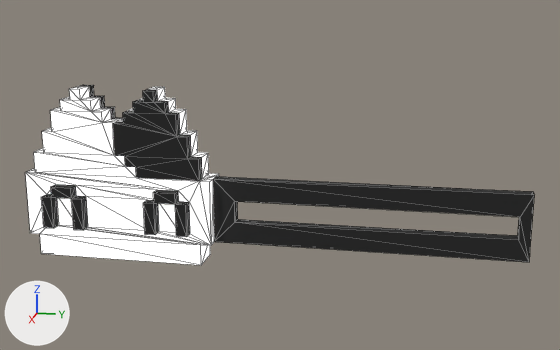
The glTF model public/buildings/smallSign/catCafeSign.glb, before and after one commit.
Before and after are seen from a 50 mm lens placed at (9.4, -0.86, 12.12), pointed at (2.72, -2.2, 10.45). The axes (+X, +Y, +Z) are drawn at lower left. The lights are the same throughout. Mesh edges are drawn as thin lines. Where no turn or scale is listed for an object, it has been applied to the vertices. Vertices at the same position are counted once.

In view in the first picture: 'ObjObject'.
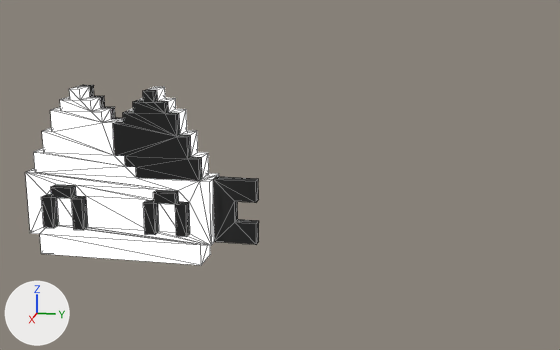
Pixel boxes [x1, y1, x2, y2] of what changed, in the pictures (560 x 350 px; the box of a moved part takes in the faces that stretch with it):
```json
{"object": "ObjObject", "change": "reshaped", "before": [25, 85, 535, 265], "after": [25, 85, 259, 265], "on screen": "54% narrower"}
{"part": 1, "of": "me_objobject", "change": "moved or reshaped", "before": [213, 176, 535, 262], "after": [213, 176, 259, 245]}
```

Scene script edits in JSON lines:
```json
{"block": "me_objobject", "where": "# used by ob_objobject; location = (0.0, 0.0, 0.0)"}
{"op": "remove", "block": "me_objobject", "code": "me_objobject.from_pydata(...)  # 222 vertices, 460 faces; spans x 2.5..3.0, y -4.6..0.0, z 9.6..11.2"}
{"op": "add", "block": "me_objobject", "code": "me_objobject.from_pydata(...)  # 222 vertices, 456 faces; spans x 2.5..3.0, y -4.6..-2.4, z 9.6..11.2"}
{"block": "me_objobject", "change": "me_objobject part 1"}
{"block": "me_objobject", "change": "8 vertices are removed from x 2.7..2.8, y -0.1..0.0, z 9.8..10.4"}
{"block": "me_objobject", "change": "24 faces are deleted"}
{"block": "me_objobject", "change": "8 vertices are added at x 2.7..2.8, y -2.4, z 9.8..10.4"}
{"block": "me_objobject", "change": "20 new faces join them, mat_palette (picture img_cat_cafe_sign)"}
```
